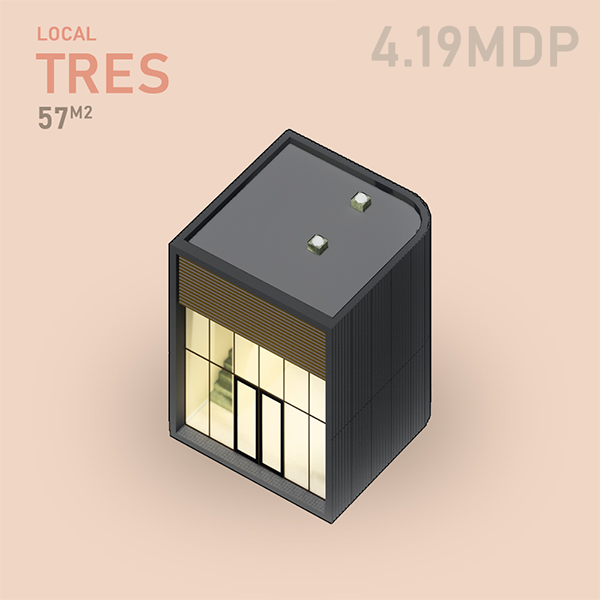
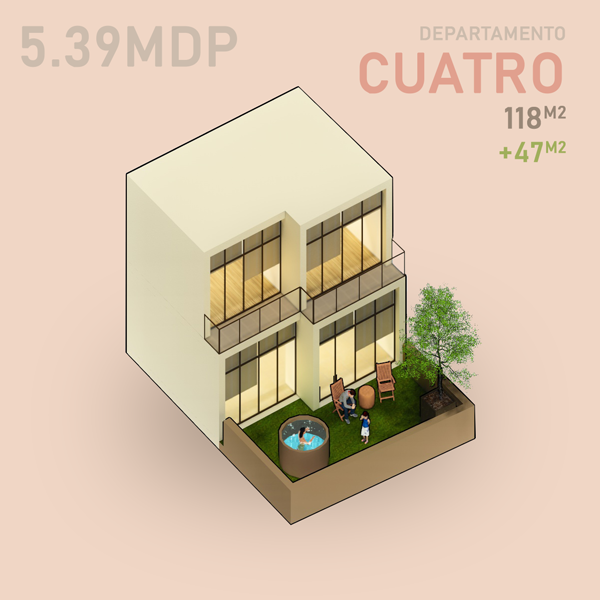
Layered file, before and after one edit (w=600, h=600). Changes by layer:
hid "Layer 5" over [0, 0, 600, 600]
hid "Layer 3" over [0, 0, 600, 600]
